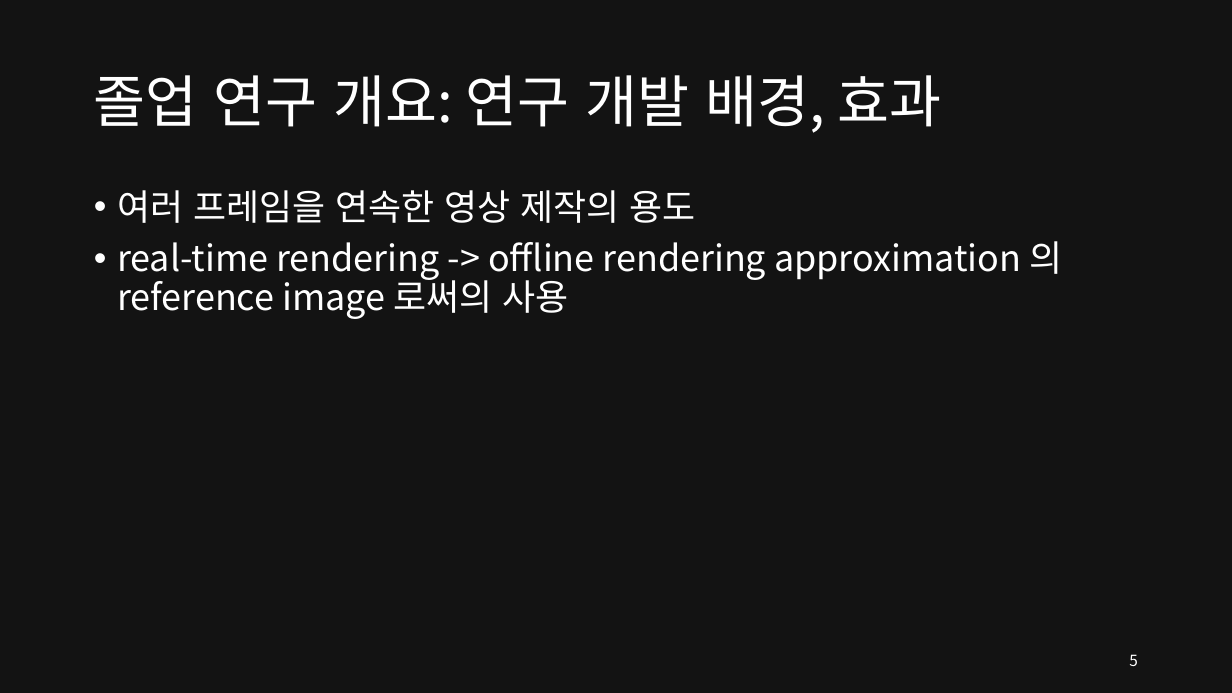
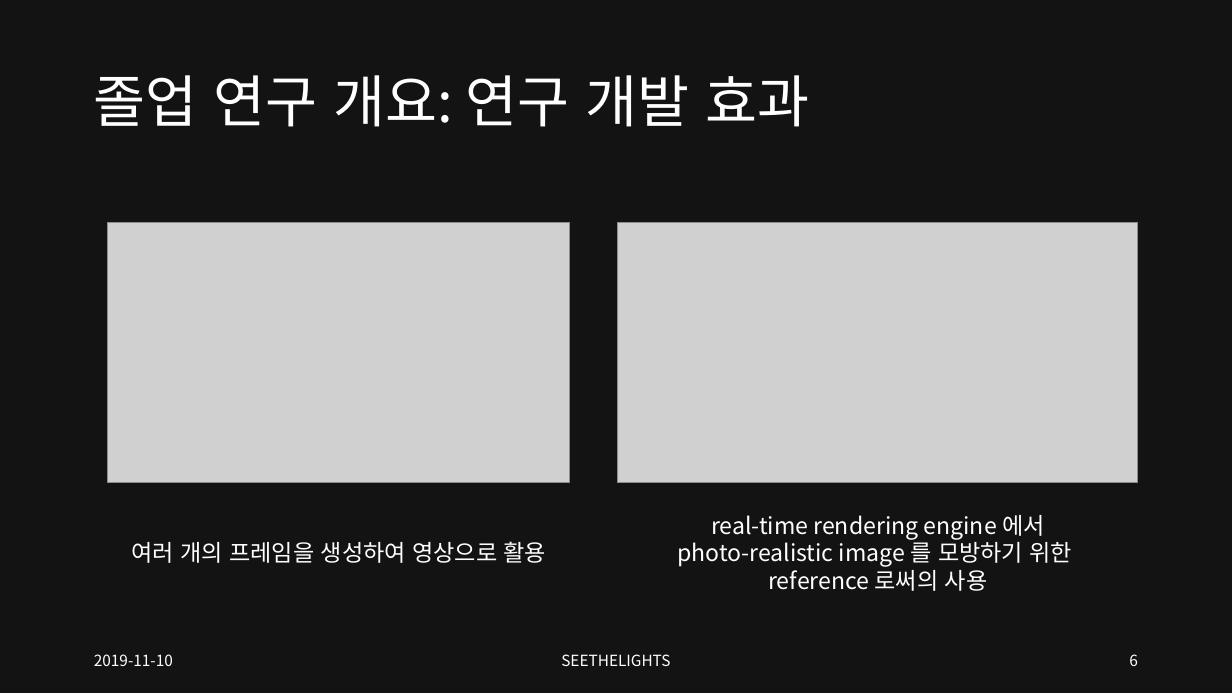
Before and after one commit to SEETHELGIHT/CapstonePlanning, a slide deck: slide 6 of doc/GPU-Accelerated_Ray_Tracing.pptx (slide 5 before the commit). Drawn at 1232x693 pixels with LibreOffice and Linux fonts; fonts in the diff are those of the drawing; grey boxes stand for pictures. Boxes give left, top, right and bottom in pixels: in the first picture for what was removed or moved away, otherwise in the second. Text is boxed around its words. In the diff, an @@ line names an element or a change of style, - is before the commit and + after.

```diff
--- a/doc/GPU-Accelerated_Ray_Tracing.pptx
+++ b/doc/GPU-Accelerated_Ray_Tracing.pptx
@@ title at bbox=[94, 75, 809, 127]: text changed @@
-졸업 연구 개요: 연구 개발 배경, 효과
+졸업 연구 개요: 연구 개발 효과
@@ text removed at bbox=[117, 190, 1062, 319] @@
-• 여러 프레임을 연속한 영상 제작의 용도
-• real-time rendering -> offline rendering approximation 의 reference image 로써의 사용
@@ picture added at bbox=[108, 223, 570, 482] @@
@@ picture added at bbox=[618, 223, 1138, 482] @@
@@ text added at bbox=[677, 515, 1073, 591], 18 pt, text #FFFFFF @@
+real-time rendering engine 에서
+photo-realistic image 를 모방하기 위한
+reference 로써의 사용
@@ text added at bbox=[131, 541, 547, 563], 18 pt, text #FFFFFF @@
+여러 개의 프레임을 생성하여 영상으로 활용
@@ text added at bbox=[94, 654, 173, 666], 12 pt, text #FFFFFF @@
+2019-11-10
@@ text added at bbox=[561, 654, 670, 666], 12 pt, text #FFFFFF @@
+SEETHELIGHTS
@@ page number at bbox=[1129, 654, 1138, 666]: text changed @@
-5
+6
```
Also in this commit, not shown: 15 other slides changed, 1 slide added, 5 slides removed.
